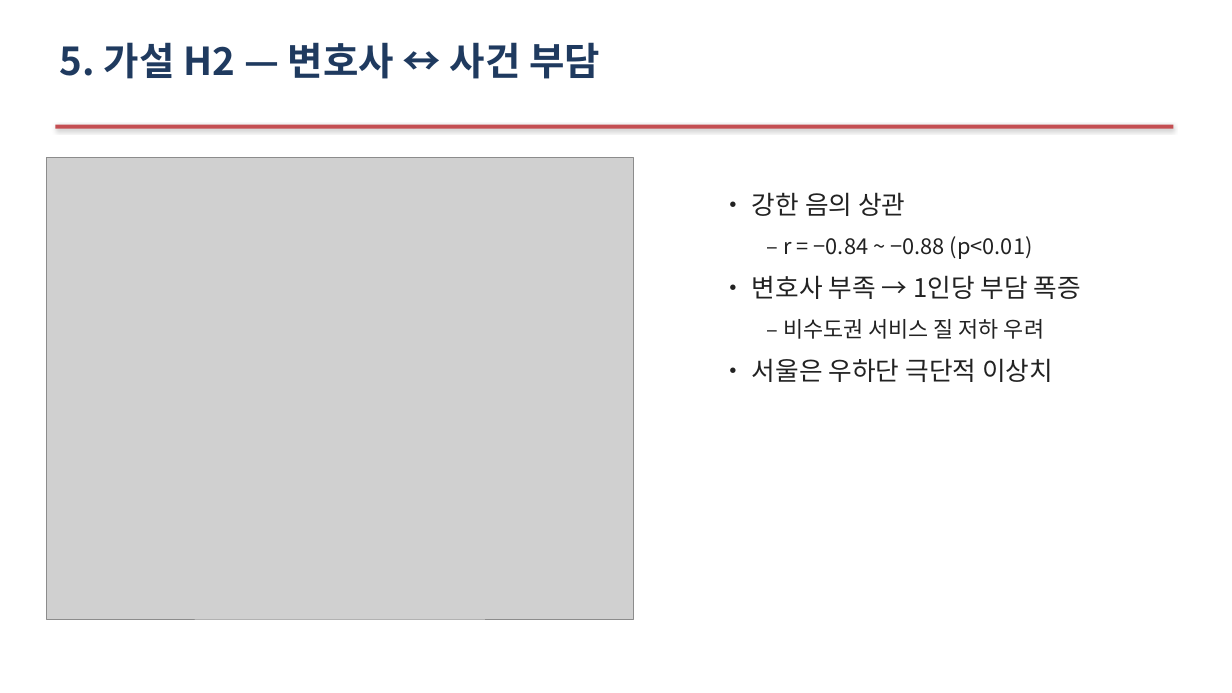
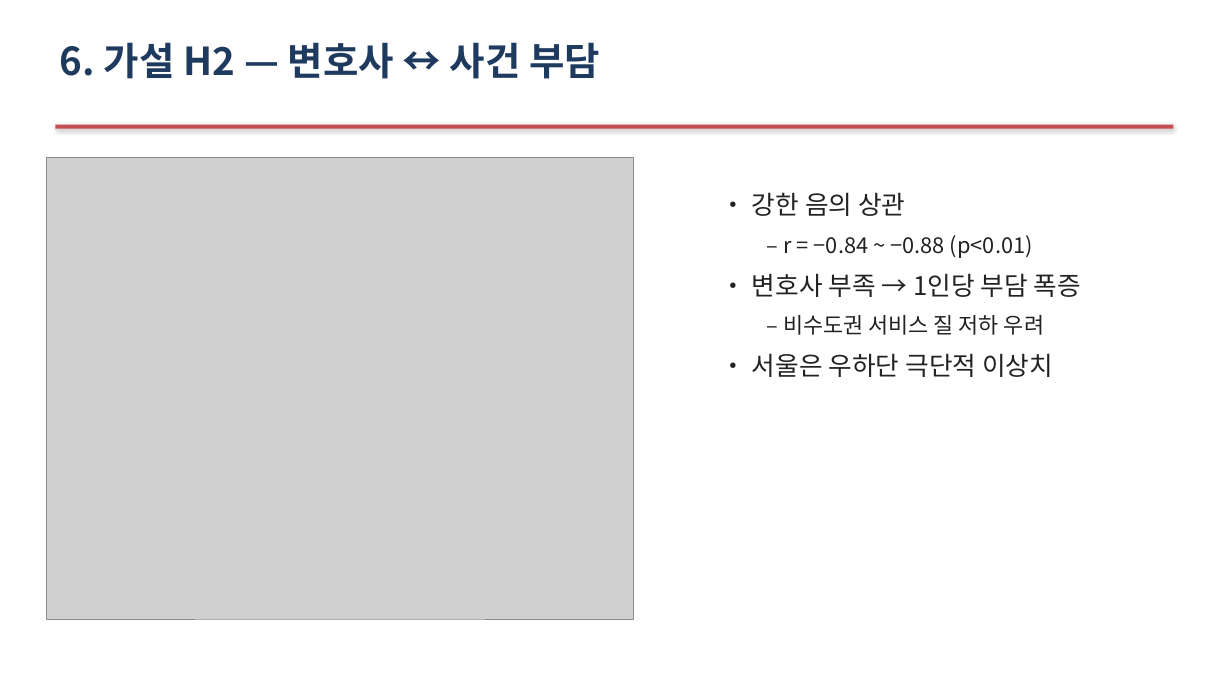
Before and after one commit to Allenkeem/llai-project, a slide deck: slide 9 of reports/발표자료.pptx (slide 7 before the commit). Drawn at 1232x693 pixels with LibreOffice and Linux fonts; fonts in the diff are those of the drawing; grey boxes stand for pictures. Boxes give left, top, right and bottom in pixels: in the first picture for what was removed or moved away, otherwise in the second. Text is boxed around its words. In the diff, an @@ line names an element or a change of style, - is before the commit and + after.

```diff
--- a/reports/발표자료.pptx
+++ b/reports/발표자료.pptx
@@ text at (x1=60, y1=42, x2=600, y2=79): text changed @@
-5. 가설 H2 — 변호사 ↔ 사건 부담
+6. 가설 H2 — 변호사 ↔ 사건 부담
@@ text "• 강한 음의 상관" at (x1=752, y1=192, x2=1081, y2=377): less space between paragraphs @@
```
Also in this commit, not shown: 10 other slides changed, 2 slides added, 2 other files.
